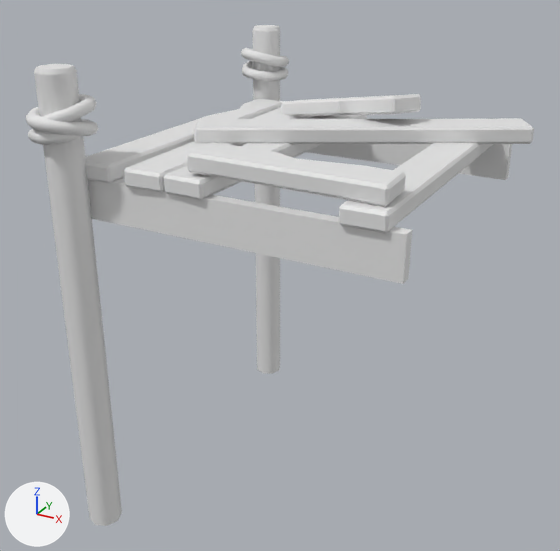
A saved change to the glTF model src/assets/glb/kits/pirate/environment/Dock_Broken.glb.
Before and after are seen from a camera (50 mm lens) standing at (211.0, -425.0, 165.0) and looking at (-19.0, -6.0, -44.0). The axes (+X, +Y, +Z) are drawn at lower left. The lights are the same throughout. The first picture is the older version. Where no turn or scale is listed for an object, it has been applied to the vertices.

Objects in the first picture: 'Environment_Dock_Broken'.
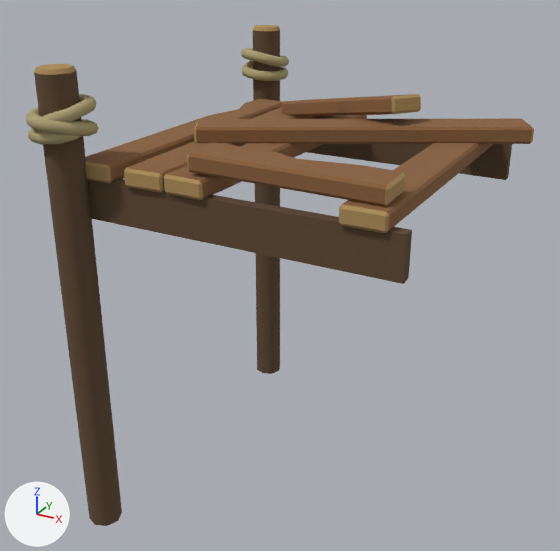
The newer file is also rescaled (x0.01) as a whole; pictures and numbers use the older file's frame.

Edits to the bpy script that builds the scene:
```text
Add img_atlas_pirate:
    img_atlas_pirate = load_image('Atlas_Pirate', '_unpacked/Atlas_Pirate', 32, 32, 'sRGB')
Change mat_atlas:
    remove mat_atlas.base_color = (0.8, 0.8, 0.8)  # white #e7e7e7
    add mat_atlas.texture = img_atlas_pirate
    mat_atlas.roughness: 0.553 -> 1.0
```

What differs and where, as boxes [x1, y1, x2, y2] in the pictures (560 x 551 px):
'Environment_Dock_Broken', surface changed (white to brown): [26, 25, 534, 526] in both
